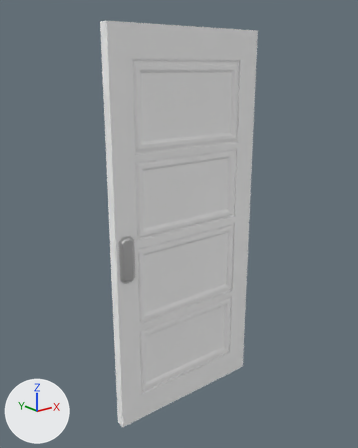
Two versions of the glTF model assets/doors/doorway_door_7.glb, one commit apart.
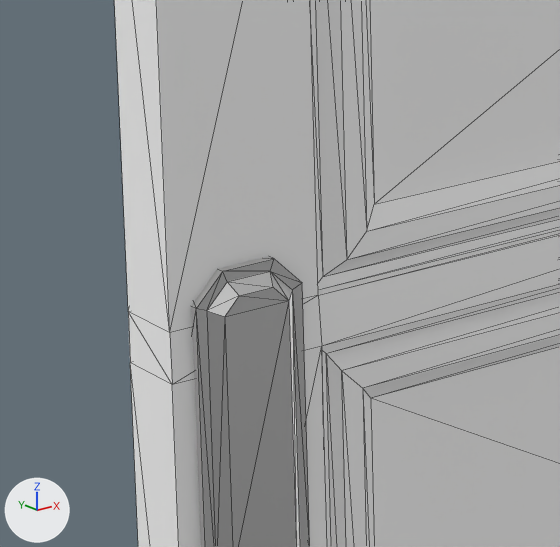
There are two pictures of each version: one whole from a 50 mm lens placed at (-1.613, 4.047, 1.841), pointed at (-0.028, 6.029, 1.048), one close up on the part from 26% to 48% of the width and 45% to 62% of the height. Lighting does not change. The marker at lower left points along +X, +Y and +Z. The close-ups show mesh edges as thin lines. Where no turn or scale is listed for an object, it has been applied to the vertices.

Objects in the first close-up: 'doorway_door_7'.
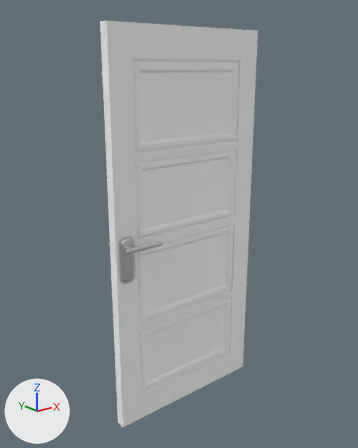
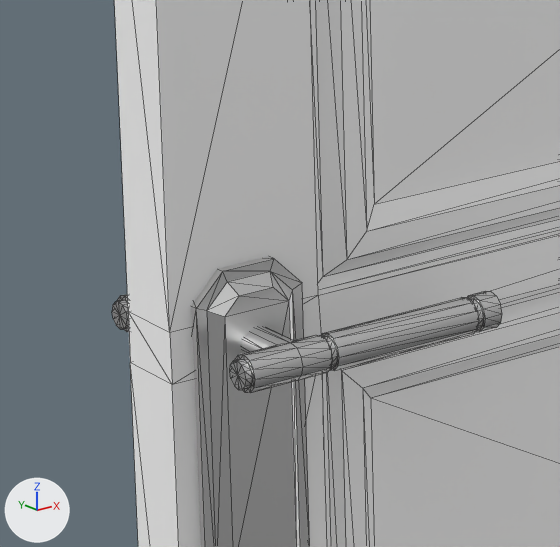
Commit message: update door assets

Location of each change, (x1, y1, x2, y2) in pixels of the close-ups (560 x 547 px):
'doorway_handle_7', added: after (112, 291, 502, 393)

The change in detail:
Mesh me_mesh_020 is new.
It has 326 vertices, 648 faces and spans x -0.441..-0.233, y 5.905..6.082, z 1.002..1.029.
It uses material mat_metal_material (white #e7e7e7).
Object 'doorway_handle_7' (ob_doorway_handle_7) is new; it shows me_mesh_020.
Its location is (0.0, 0.0, 0.0).
